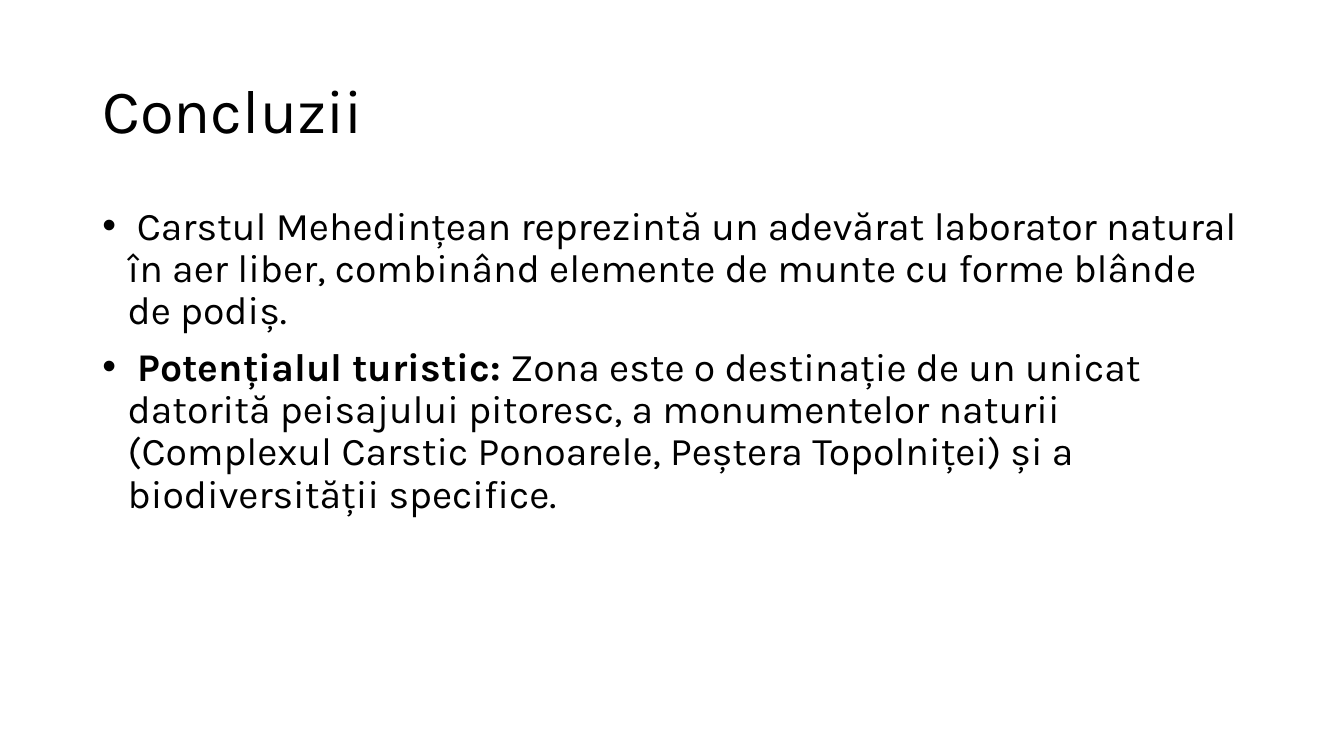
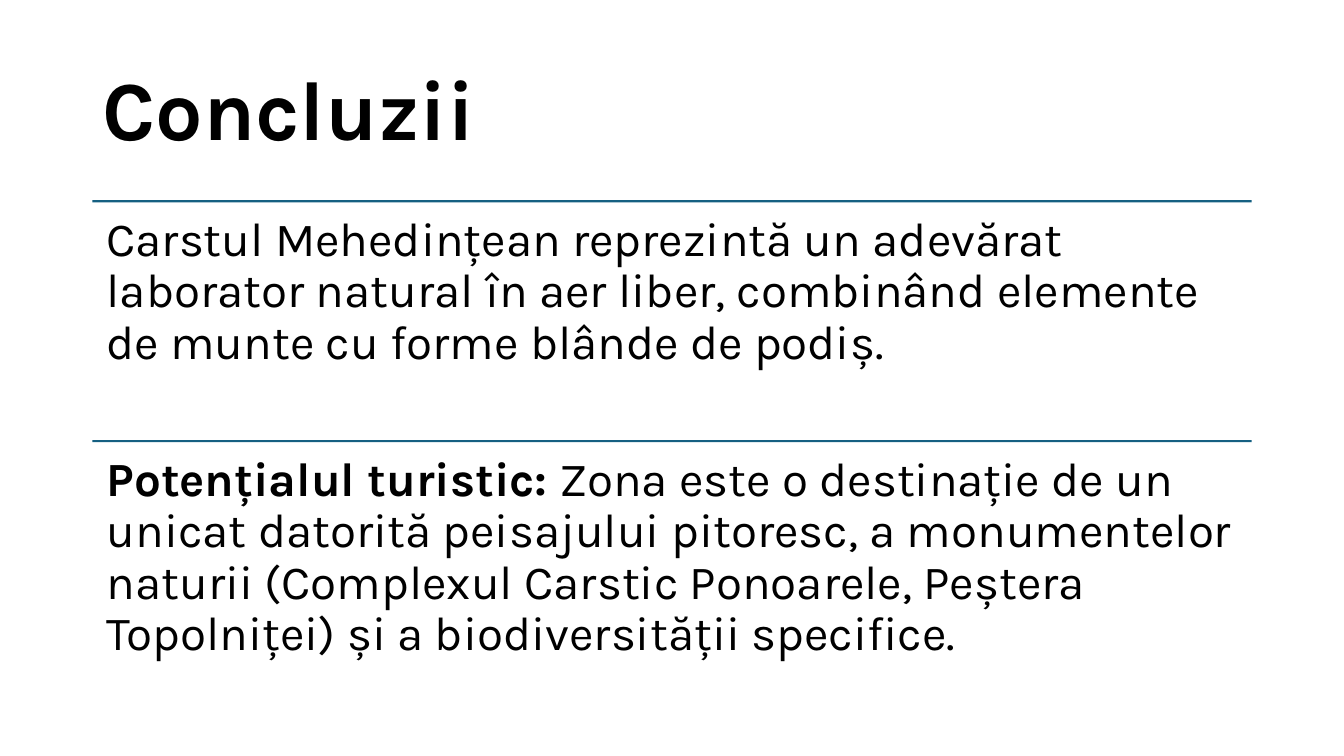
Before and after one commit to tudorioan1/pptx, a slide deck: slide 14 of presentation.pptx (slide 13 before the commit). Drawn at 1344x756 pixels with LibreOffice and Linux fonts; fonts in the diff are those of the drawing. Boxes give left, top, right and bottom in pixels: in the first picture for what was removed or moved away, otherwise in the second. Text is boxed around its words. In the diff, an @@ line names an element or a change of style, - is before the commit and + after.

Commit message:
Updated presentation

```diff
--- a/presentation.pptx
+++ b/presentation.pptx
@@ title "Concluzii" at (102, 80, 474, 141): size 44 to 60 pt, bold on @@
@@ line added from (93, 202) to (1252, 202), #156082 1.5 pt @@
@@ text added at (107, 222, 1199, 370), 34 pt, text #000000 @@
+Carstul Mehedințean reprezintă un adevărat laborator natural în aer liber, combinând elemente de munte cu forme blânde de podiș.
@@ text at (128, 212, 1236, 334): paragraph removed @@
-• Carstul Mehedințean reprezintă un adevărat laborator natural în aer liber, combinând elemente de munte cu forme blânde de podiș.
@@ text "Potențialul turistic: Zona este o ...": place and size @@
-text "Potențialul turistic: Zona este o ..." at (128, 212, 1236, 518)
+text "Potențialul turistic: Zona este o ..." at (107, 462, 1231, 662)
@@ text "Potențialul turistic: Zona este o ..." at (107, 462, 1231, 662): size 28 to 34 pt; bullet • to none; more space between paragraphs @@
@@ line added from (93, 442) to (1252, 442), #156082 1.5 pt @@
```
Also in this commit, not shown: 4 other slides changed, 1 slide added.
